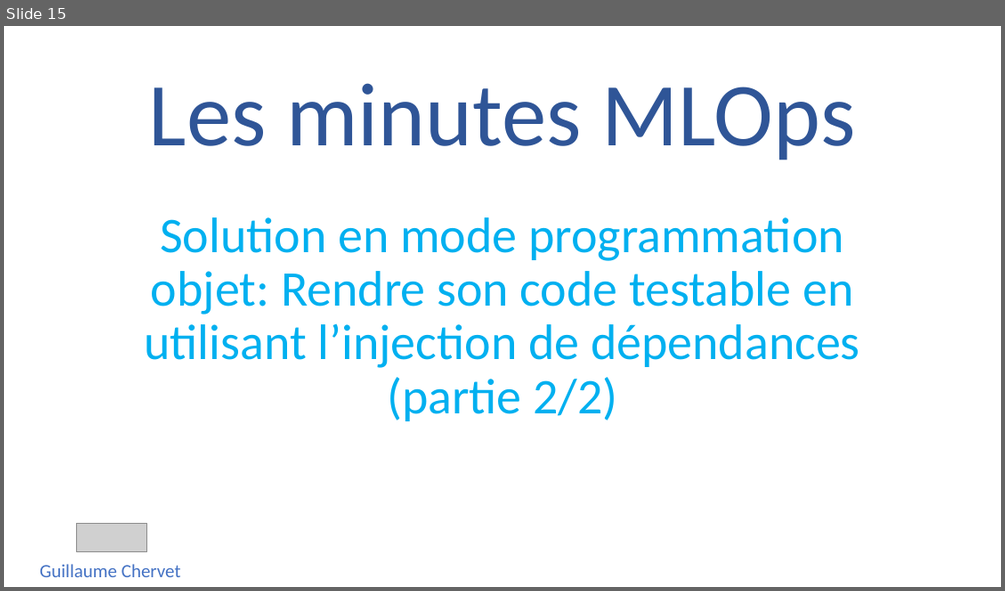
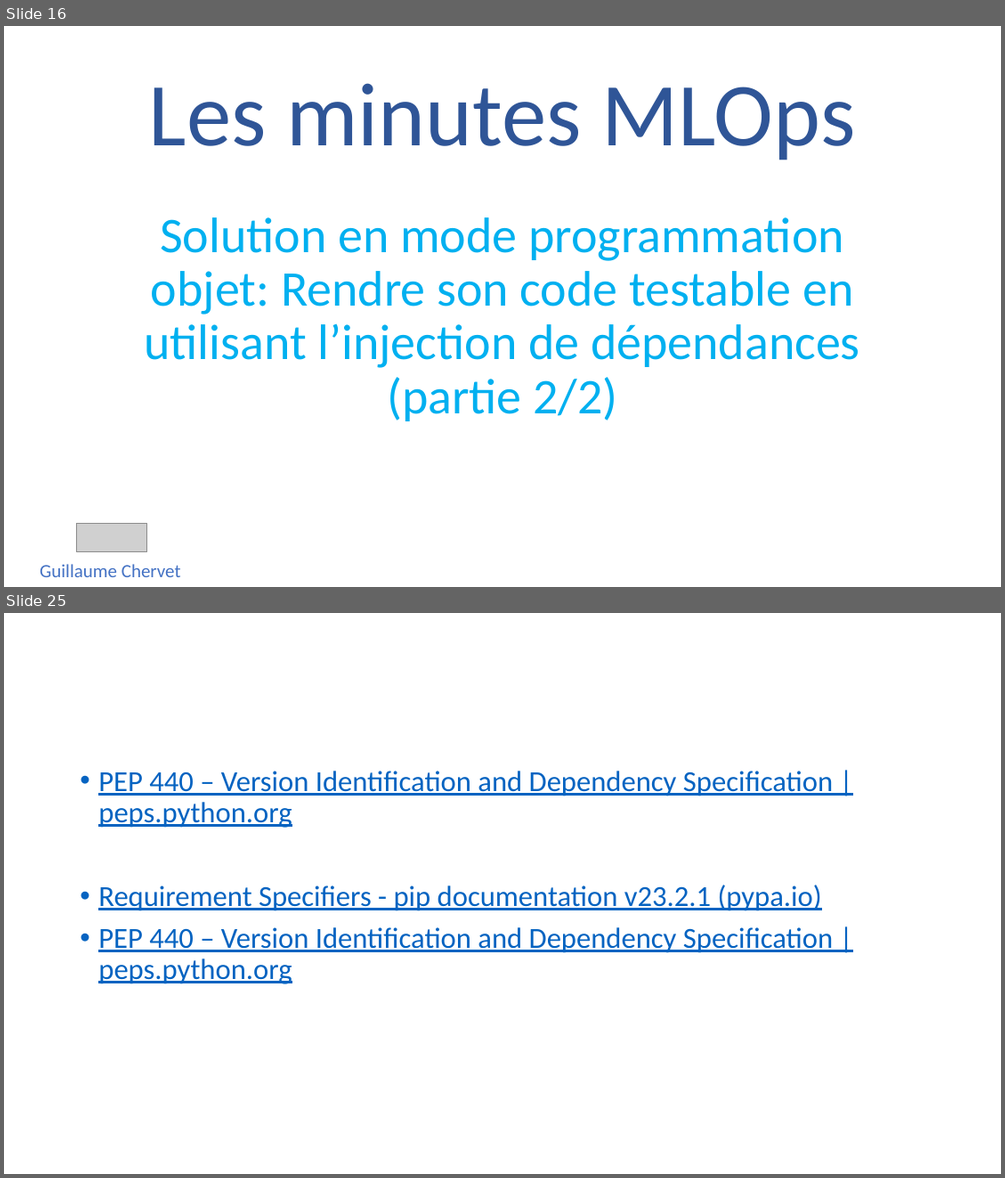
Before and after one commit to guillaume-chervet/Les-Minutes-MLOps, a slide deck: Les minutes MLOps.pptx. Shown one above the other, each under a label of ours: slide 15 before the commit, slides 16 and 25 after it; the slides between them are not shown. The pictures are 1005x591 and 1005x1178 pixels, drawn with LibreOffice and Linux fonts; fonts in the diff are those of the drawing; grey boxes stand for pictures. Boxes give left, top, right and bottom in pixels: in the first picture for what was removed or moved away, otherwise in the second. Text is boxed around its words. In the diff, an @@ line names an element or a change of style, - is before the commit and + after.

```diff
--- a/Les minutes MLOps.pptx
+++ b/Les minutes MLOps.pptx
@@ slide 25 added at <box>4,613,1001,1174</box>, background #FFFFFF @@
@@ text added at <box>98,771,833,984</box>, 28 pt, text #0563C1, underline @@
+• PEP 440 – Version Identification and Dependency Specification | peps.python.org
+• Requirement Specifiers - pip documentation v23.2.1 (pypa.io)
+• PEP 440 – Version Identification and Dependency Specification | peps.python.org
@@ what was slide 15 is now slide 16 @@
```
Also in this commit, not shown: 15 other slides added, 3 other files.
